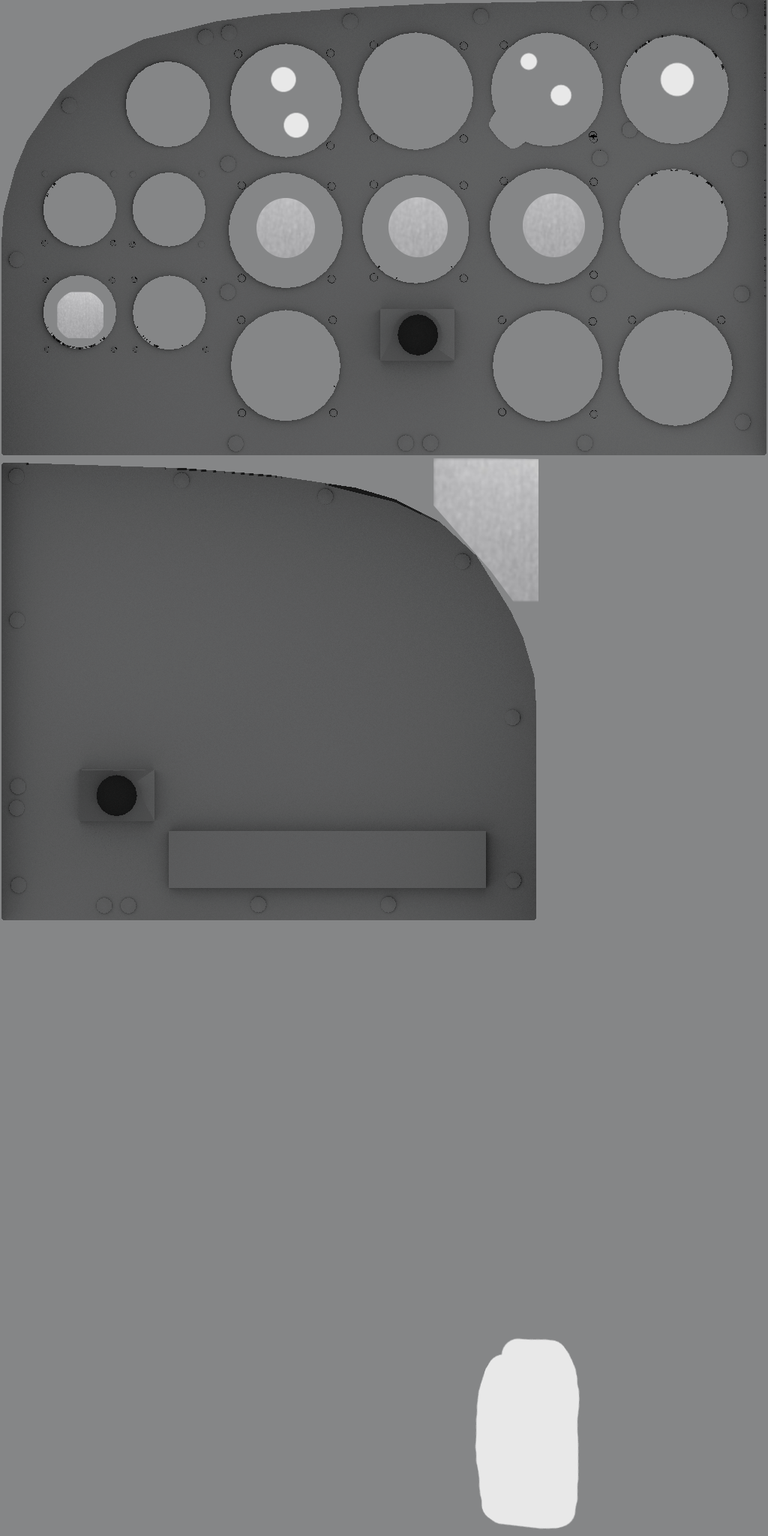
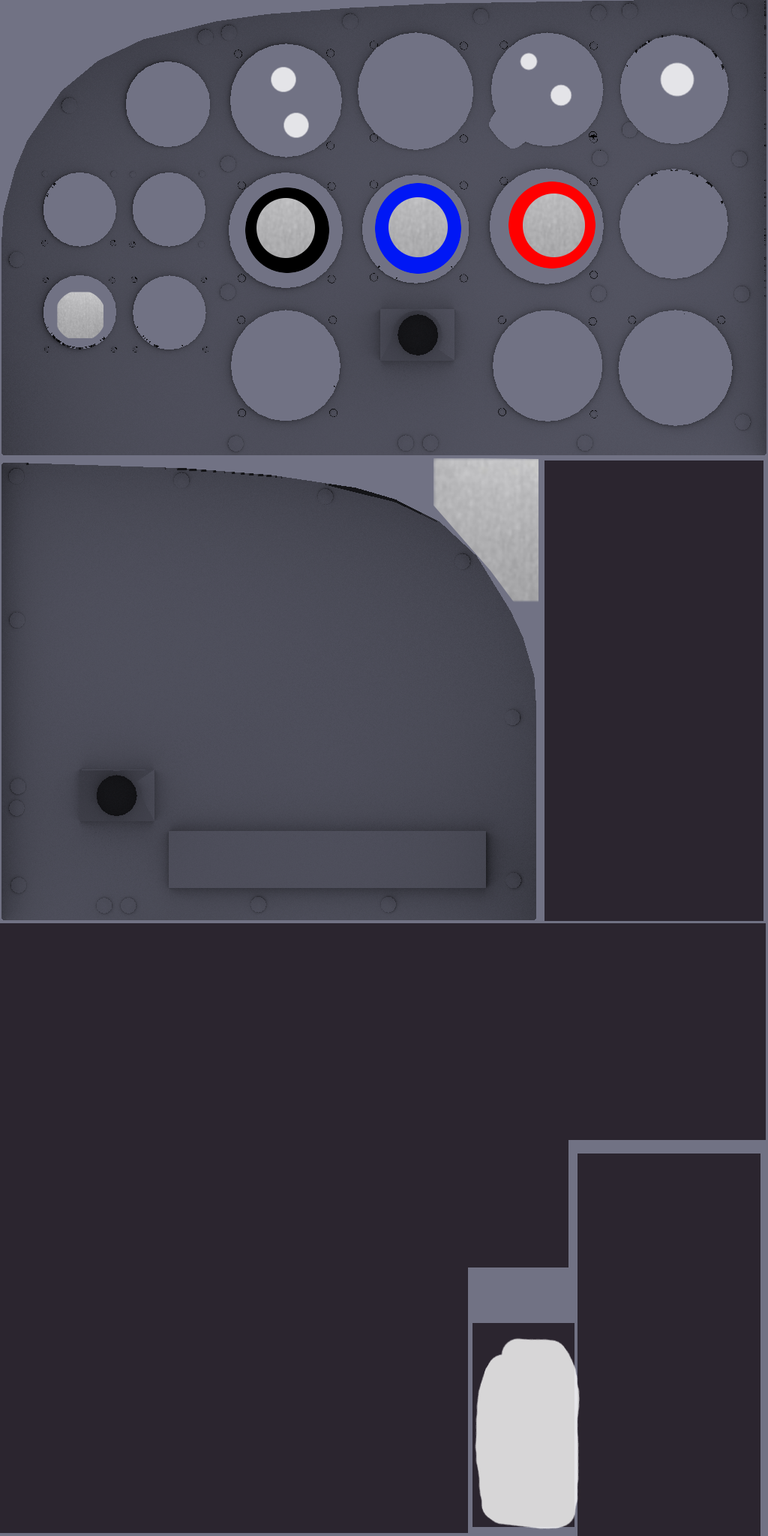
Revision of a layered w=768, h=1536 image; what changed, layer by layer:
added layer "ControlsColor" above "LowerPanelColor" over [245, 181, 596, 274]
added layer "LowerPanelColor" above "PanelColor" over [0, 460, 766, 1536]
renamed "Neue Ebene" to "PanelColor", painted on it over [0, 0, 768, 1536]
painted on "InteriorRenderingAO3.png#1" over [0, 0, 768, 1536]
